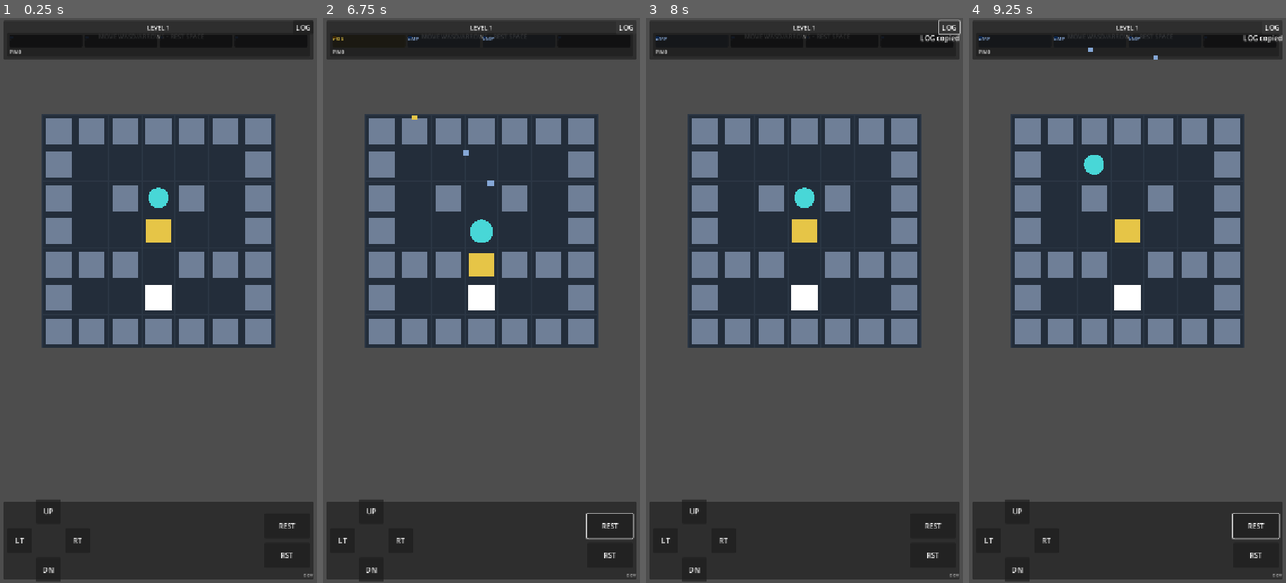
Above: before the commit, frames 1-4 (left to right).
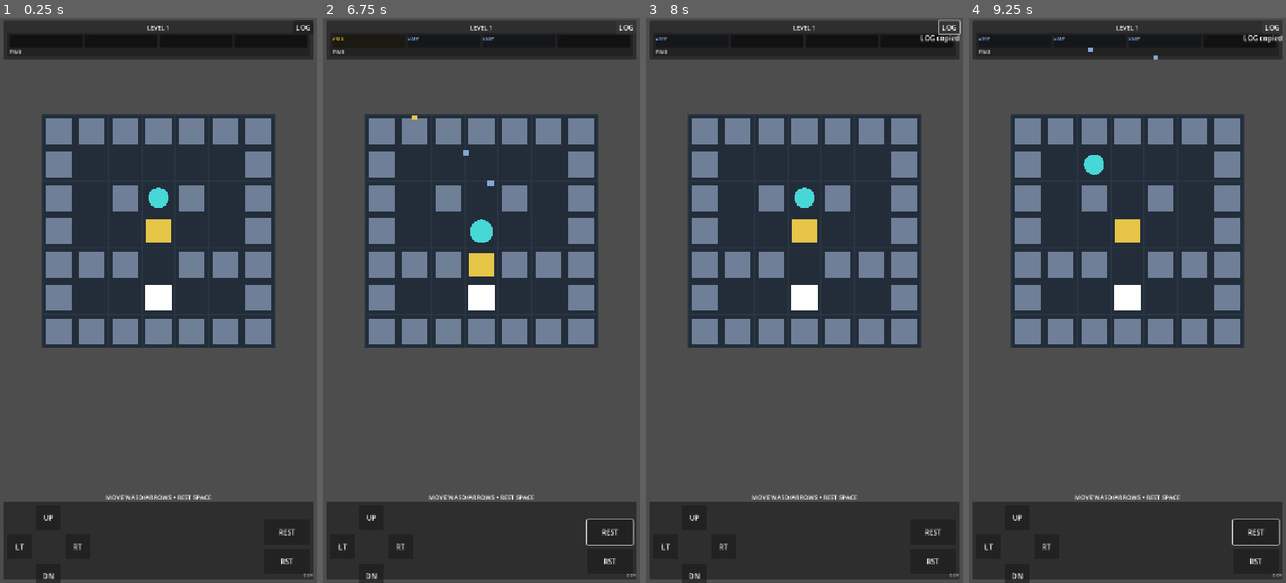
Above: after the commit, the same moments.

Repository: hszqf/Scatterbrain
Game: Godot game, scene res://scenes/app/App.tscn
Same seed, same stepped clock (60 frames per second), same inputs: the game is played once before the commit and once after it.
Inputs:
- Up to frame 1 (0.25 s): no input
- Up to frame 2 (6.75 s): click "UP" at 0.5 s; click "LT" at 1.25 s; click "RT" at 2 s; click "DN" at 2.75 s; click "REST" at 3.5 s; click "RST" at 4.25 s; click "LOG" at 5 s; tap Enter at 5.75 s; hold Right (move_right) 5.78-6.53 s; tap Space (empty_change) at 5.85, 6.6 s; tap R (restart_level) at 6.5 s; hold Down (move_down) from 6.53 s (still down)
- Up to frame 3 (8 s): tap R (restart_level) at 7.25 s; release Down (move_down) at 7.28 s; hold Right (move_right) from 7.28 s (still down); tap Space (empty_change) at 7.35 s
- Up to frame 4 (9.25 s): tap R (restart_level) at 8 s; release Right (move_right) at 8.03 s; hold Up (move_up) 8.03-8.78 s; tap Space (empty_change) at 8.1, 8.85 s; hold Left (move_left) from 8.78 s (still down)

The runs differ from the first frame. In frame 1, 0.6% of the frame differs, in the area x 4-94%, y 3-100%; in frame 2, 0.7%, in the area x 4-99%, y 3-100%; in frame 3, 0.6%; in frame 4, 0.7%.

Commit message:
Adjust instruction label above movement controls

Diff:
--- a/scenes/game/GameRoot.tscn
+++ b/scenes/game/GameRoot.tscn
@@ -13,7 +13,7 @@
 board_view_path = NodePath("CanvasLayer/BoardView")
 replay_controller_path = NodePath("CanvasLayer/ReplayController")
 queue_view_path = NodePath("CanvasLayer/UIRoot/MainVBox/TopPanel/MemoryQueueView")
-status_label_path = NodePath("CanvasLayer/UIRoot/MainVBox/TopPanel/StatusLabel")
+status_label_path = NodePath("CanvasLayer/UIRoot/MainVBox/BottomPanel/BottomVBox/StatusLabel")
 level_label_path = NodePath("CanvasLayer/UIRoot/MainVBox/TopPanel/LevelLabel")
 debug_feedback_label_path = NodePath("CanvasLayer/UIRoot/CopyLogFeedback")
 board_center_anchor_path = NodePath("CanvasLayer/UIRoot/MainVBox/BoardAnchor")
@@ -58,17 +58,6 @@
 custom_minimum_size = Vector2(0, 88)
 layout_mode = 2
 
-[node name="StatusLabel" type="Label" parent="CanvasLayer/UIRoot/MainVBox/TopPanel"]
-layout_mode = 1
-anchors_preset = 10
-anchor_right = 1.0
-offset_left = 8.0
-offset_top = 26.0
-offset_right = -40.0
-offset_bottom = 44.0
-horizontal_alignment = 1
-theme_override_font_sizes/font_size = 14
-
 [node name="LevelLabel" type="Label" parent="CanvasLayer/UIRoot/MainVBox/TopPanel"]
 layout_mode = 1
 anchors_preset = 10
@@ -100,7 +89,7 @@
 custom_minimum_size = Vector2(0, 176)
 layout_mode = 2
 
-[node name="BottomRow" type="HBoxContainer" parent="CanvasLayer/UIRoot/MainVBox/BottomPanel"]
+[node name="BottomVBox" type="VBoxContainer" parent="CanvasLayer/UIRoot/MainVBox/BottomPanel"]
 layout_mode = 1
 anchors_preset = 15
 anchor_right = 1.0
@@ -111,67 +100,76 @@
 offset_bottom = -8.0
 grow_horizontal = 2
 grow_vertical = 2
+theme_override_constants/separation = 8
+
+[node name="StatusLabel" type="Label" parent="CanvasLayer/UIRoot/MainVBox/BottomPanel/BottomVBox"]
+layout_mode = 2
+horizontal_alignment = 1
+theme_override_font_sizes/font_size = 14
+
+[node name="BottomRow" type="HBoxContainer" parent="CanvasLayer/UIRoot/MainVBox/BottomPanel/BottomVBox"]
+layout_mode = 2
 theme_override_constants/separation = 12
 
-[node name="MovePad" type="GridContainer" parent="CanvasLayer/UIRoot/MainVBox/BottomPanel/BottomRow"]
+[node name="MovePad" type="GridContainer" parent="CanvasLayer/UIRoot/MainVBox/BottomPanel/BottomVBox/BottomRow"]
 layout_mode = 2
 size_flags_horizontal = 3
 columns = 3
 theme_override_constants/h_separation = 10
 theme_override_constants/v_separation = 10
 
-[node name="PadBlankA" type="Control" parent="CanvasLayer/UIRoot/MainVBox/BottomPanel/BottomRow/MovePad"]
-custom_minimum_size = Vector2(56, 56)
-layout_mode = 2
-
-[node name="UpButton" type="Button" parent="CanvasLayer/UIRoot/MainVBox/BottomPanel/BottomRow/MovePad"]
+[node name="PadBlankA" type="Control" parent="CanvasLayer/UIRoot/MainVBox/BottomPanel/BottomVBox/BottomRow/MovePad"]
+custom_minimum_size = Vector2(56, 56)
+layout_mode = 2
+
+[node name="UpButton" type="Button" parent="CanvasLayer/UIRoot/MainVBox/BottomPanel/BottomVBox/BottomRow/MovePad"]
 custom_minimum_size = Vector2(56, 56)
 layout_mode = 2
 text = "UP"
 
-[node name="PadBlankB" type="Control" parent="CanvasLayer/UIRoot/MainVBox/BottomPanel/BottomRow/MovePad"]
-custom_minimum_size = Vector2(56, 56)
-layout_mode = 2
-
-[node name="LeftButton" type="Button" parent="CanvasLayer/UIRoot/MainVBox/BottomPanel/BottomRow/MovePad"]
+[node name="PadBlankB" type="Control" parent="CanvasLayer/UIRoot/MainVBox/BottomPanel/BottomVBox/BottomRow/MovePad"]
+custom_minimum_size = Vector2(56, 56)
+layout_mode = 2
+
+[node name="LeftButton" type="Button" parent="CanvasLayer/UIRoot/MainVBox/BottomPanel/BottomVBox/BottomRow/MovePad"]
 custom_minimum_size = Vector2(56, 56)
 layout_mode = 2
 text = "LT"
 
-[node name="PadBlankC" type="Control" parent="CanvasLayer/UIRoot/MainVBox/BottomPanel/BottomRow/MovePad"]
-custom_minimum_size = Vector2(56, 56)
-layout_mode = 2
-
-[node name="RightButton" type="Button" parent="CanvasLayer/UIRoot/MainVBox/BottomPanel/BottomRow/MovePad"]
+[node name="PadBlankC" type="Control" parent="CanvasLayer/UIRoot/MainVBox/BottomPanel/BottomVBox/BottomRow/MovePad"]
+custom_minimum_size = Vector2(56, 56)
+layout_mode = 2
+
+[node name="RightButton" type="Button" parent="CanvasLayer/UIRoot/MainVBox/BottomPanel/BottomVBox/BottomRow/MovePad"]
 custom_minimum_size = Vector2(56, 56)
 layout_mode = 2
 text = "RT"
 
-[node name="PadBlankD" type="Control" parent="CanvasLayer/UIRoot/MainVBox/BottomPanel/BottomRow/MovePad"]
-custom_minimum_size = Vector2(56, 56)
-layout_mode = 2
-
-[node name="DownButton" type="Button" parent="CanvasLayer/UIRoot/MainVBox/BottomPanel/BottomRow/MovePad"]
+[node name="PadBlankD" type="Control" parent="CanvasLayer/UIRoot/MainVBox/BottomPanel/BottomVBox/BottomRow/MovePad"]
+custom_minimum_size = Vector2(56, 56)
+layout_mode = 2
+
+[node name="DownButton" type="Button" parent="CanvasLayer/UIRoot/MainVBox/BottomPanel/BottomVBox/BottomRow/MovePad"]
 custom_minimum_size = Vector2(56, 56)
 layout_mode = 2
 text = "DN"
 
-[node name="PadBlankE" type="Control" parent="CanvasLayer/UIRoot/MainVBox/BottomPanel/BottomRow/MovePad"]
-custom_minimum_size = Vector2(56, 56)
-layout_mode = 2
-
-[node name="ActionColumn" type="VBoxContainer" parent="CanvasLayer/UIRoot/MainVBox/BottomPanel/BottomRow"]
+[node name="PadBlankE" type="Control" parent="CanvasLayer/UIRoot/MainVBox/BottomPanel/BottomVBox/BottomRow/MovePad"]
+custom_minimum_size = Vector2(56, 56)
+layout_mode = 2
+
+[node name="ActionColumn" type="VBoxContainer" parent="CanvasLayer/UIRoot/MainVBox/BottomPanel/BottomVBox/BottomRow"]
 layout_mode = 2
 size_flags_horizontal = 1
 alignment = 1
 theme_override_constants/separation = 10
 
-[node name="MeditateButton" type="Button" parent="CanvasLayer/UIRoot/MainVBox/BottomPanel/BottomRow/ActionColumn"]
+[node name="MeditateButton" type="Button" parent="CanvasLayer/UIRoot/MainVBox/BottomPanel/BottomVBox/BottomRow/ActionColumn"]
 custom_minimum_size = Vector2(104, 56)
 layout_mode = 2
 text = "REST"
 
-[node name="RestartButton" type="Button" parent="CanvasLayer/UIRoot/MainVBox/BottomPanel/BottomRow/ActionColumn"]
+[node name="RestartButton" type="Button" parent="CanvasLayer/UIRoot/MainVBox/BottomPanel/BottomVBox/BottomRow/ActionColumn"]
 custom_minimum_size = Vector2(104, 56)
 layout_mode = 2
 text = "RST"
@@ -215,10 +213,10 @@
 offset_bottom = 54.0
 horizontal_alignment = 2
 
-[connection signal="pressed" from="CanvasLayer/UIRoot/MainVBox/BottomPanel/BottomRow/MovePad/UpButton" to="." method="on_move_up_pressed"]
-[connection signal="pressed" from="CanvasLayer/UIRoot/MainVBox/BottomPanel/BottomRow/MovePad/LeftButton" to="." method="on_move_left_pressed"]
-[connection signal="pressed" from="CanvasLayer/UIRoot/MainVBox/BottomPanel/BottomRow/ActionColumn/MeditateButton" to="." method="on_meditate_pressed"]
-[connection signal="pressed" from="CanvasLayer/UIRoot/MainVBox/BottomPanel/BottomRow/MovePad/RightButton" to="." method="on_move_right_pressed"]
-[connection signal="pressed" from="CanvasLayer/UIRoot/MainVBox/BottomPanel/BottomRow/MovePad/DownButton" to="." method="on_move_down_pressed"]
-[connection signal="pressed" from="CanvasLayer/UIRoot/MainVBox/BottomPanel/BottomRow/ActionColumn/RestartButton" to="." method="on_restart_pressed"]
+[connection signal="pressed" from="CanvasLayer/UIRoot/MainVBox/BottomPanel/BottomVBox/BottomRow/MovePad/UpButton" to="." method="on_move_up_pressed"]
+[connection signal="pressed" from="CanvasLayer/UIRoot/MainVBox/BottomPanel/BottomVBox/BottomRow/MovePad/LeftButton" to="." method="on_move_left_pressed"]
+[connection signal="pressed" from="CanvasLayer/UIRoot/MainVBox/BottomPanel/BottomVBox/BottomRow/ActionColumn/MeditateButton" to="." method="on_meditate_pressed"]
+[connection signal="pressed" from="CanvasLayer/UIRoot/MainVBox/BottomPanel/BottomVBox/BottomRow/MovePad/RightButton" to="." method="on_move_right_pressed"]
+[connection signal="pressed" from="CanvasLayer/UIRoot/MainVBox/BottomPanel/BottomVBox/BottomRow/MovePad/DownButton" to="." method="on_move_down_pressed"]
+[connection signal="pressed" from="CanvasLayer/UIRoot/MainVBox/BottomPanel/BottomVBox/BottomRow/ActionColumn/RestartButton" to="." method="on_restart_pressed"]
 [connection signal="pressed" from="CanvasLayer/UIRoot/CopyLogButton" to="." method="on_copy_log_pressed"]
